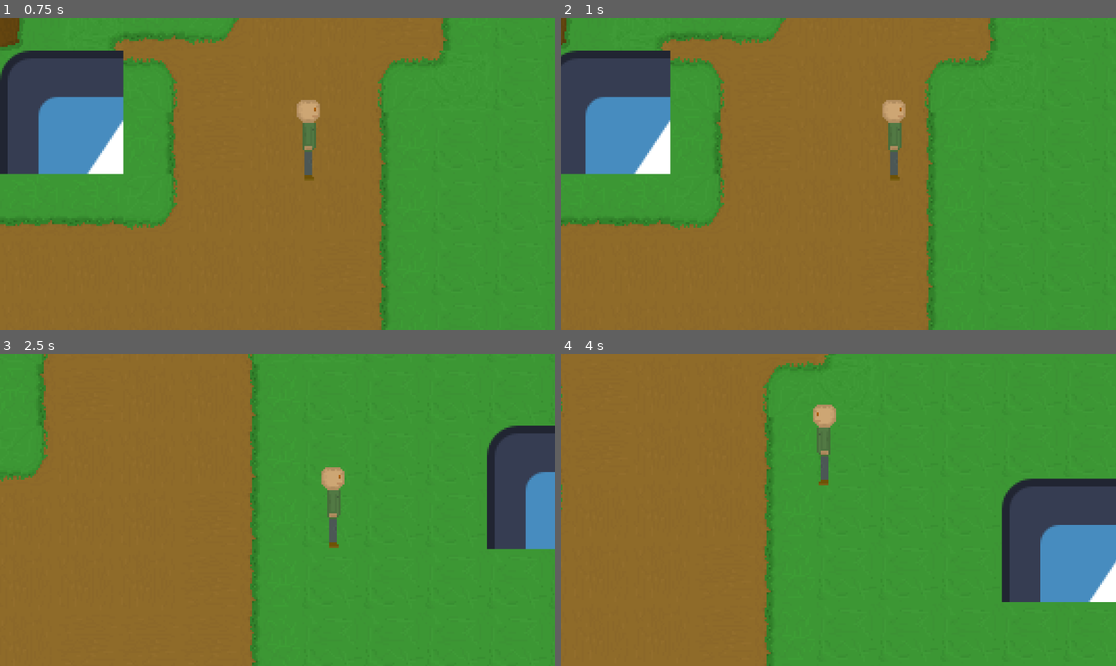
Above: before the commit, frames 1-4 (two rows, left to right).
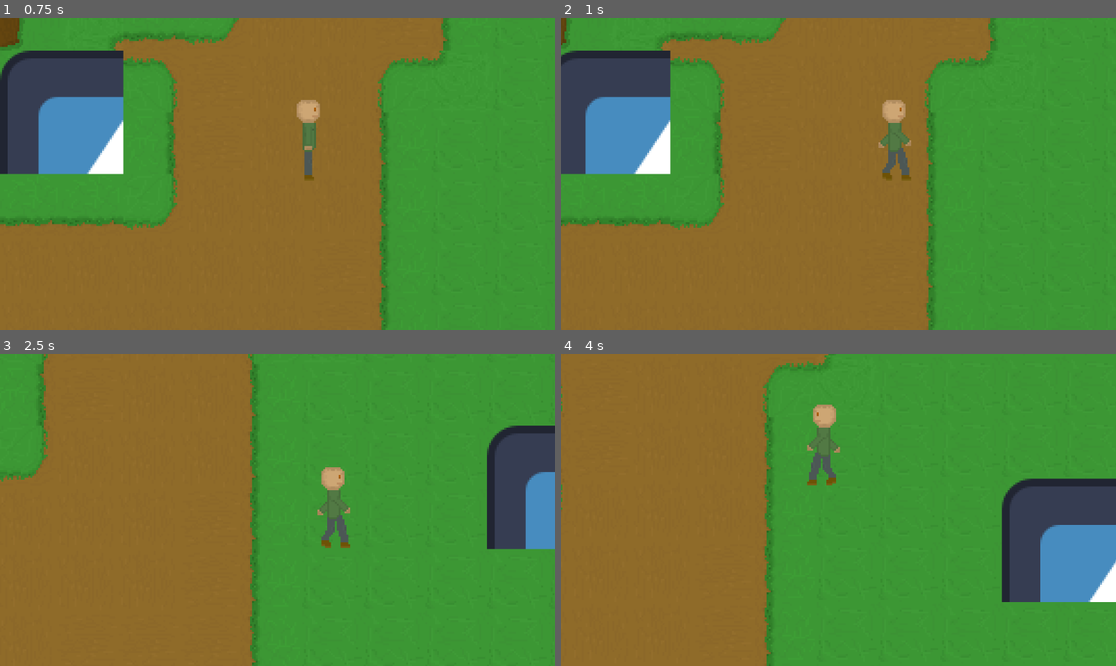
Above: after the commit, the same moments.

Repository: fosterhayes-jpg/Assessment
Game: Godot game, scene res://scenes/world.tscn
Two runs of this game, one before a commit and one after it. Both use one fixed random seed, a clock stepped at 60 frames per second and the inputs below. The engine's default icon, where the game draws it, is replaced by a stand-in: a white triangle on a blue panel in a dark square.
Inputs:
- Up to frame 1 (0.75 s): hold Right (ui_right) from 0.53 s (still down); tap Space (attack, bound only after the commit) at 0.6 s
- Up to frame 2 (1 s): keep holding Right (ui_right)
- Up to frame 3 (2.5 s): release Right (ui_right) at 1.28 s; hold Down (ui_down) 1.28-2.03 s; tap E (attack, bound only before the commit) at 1.35 s; hold Right (ui_right) from 2.03 s (still down); tap Space (attack, bound only after the commit) at 2.1 s
- Up to frame 4 (4 s): release Right (ui_right) at 2.78 s; hold Up (ui_up) 2.78-3.53 s; tap E (attack, bound only before the commit) at 2.85 s; hold Left (ui_left) from 3.53 s (still down); tap Space (attack, bound only after the commit) at 3.6 s

Frame 1 is identical in both runs. In frame 2, 0.4% of the frame differs, in the area x 57-64%, y 36-52%; in frame 3, 0.4%, in the area x 57-64%, y 46-63%; in frame 4, 0.4%.
Error before the commit: Parse Error: Variable "player_exit_cliffside_posx" has the same name as a previously declared variable. (res://Scripts/global.gd:10)

Commit message:
working transition between scenes

Diff:
--- a/assessment/Scripts/global.gd
+++ b/assessment/Scripts/global.gd
@@ -7,5 +7,13 @@
 
 var player_exit_cliffside_posx = 0
 var player_exit_cliffside_posy = 0
-var player_exit_cliffside_posx = 0
-var player_exit_cliffside_posy = 0
+var player_start_posx = 0
+var player_start_posy = 0
+
+func finish_changescenes():
+	if transition_scene == true:
+		transition_scene = false
+		if current_scene =="world":
+			current_scene = "cliff_side"
+		else:
+			current_scene = "world"
--- /dev/null
+++ b/assessment/Scripts/world.gd
@@ -0,0 +1,27 @@
+extends Node2D
+
+
+# Called when the node enters the scene tree for the first time.
+func _ready():
+	pass # Replace with function body.
+
+
+# Called every frame. 'delta' is the elapsed time since the previous frame.
+func _process(delta):
+	change_scene()
+
+
+func _on_cliffside_transition_point_body_entered(body):
+	if body.has_method("player"):
+		global.transition_scene = true
+
+
+func _on_cliffside_transition_point_body_exited(body):
+	if body.has_method("player"):
+		global.transition_scene = false
+
+func change_scene():
+	if global.transition_scene == true:
+		if global.current_scene == "world":
+			get_tree().change_scene_to_file("res://scenes/cliffside.tscn")
+			global.finish_changescenes()
--- a/assessment/project.godot
+++ b/assessment/project.godot
@@ -23,7 +23,7 @@
 
 attack={
 "deadzone": 0.2,
-"events": [Object(InputEventKey,"resource_local_to_scene":fa …(140 unchanged characters)… d":false,"keycode":0,"physical_keycode":69,"key_label":0,"unicode":101,"location":0,"echo":false,"script":null)
+"events": [Object(InputEventKey,"resource_local_to_scene":fa …(140 unchanged characters)… d":false,"keycode":0,"physical_keycode":32,"key_label":0,"unicode":32,"location":0,"echo":false,"script":null)
 ]
 }
 
--- /dev/null
+++ b/assessment/scenes/cliffside.tscn
@@ -0,0 +1,3 @@
+[gd_scene format=3 uid="uid://bvwbslhcyn42d"]
+
+[node name="cliffside" type="Node2D" unique_id=552792617]
--- a/assessment/scenes/world.tscn
+++ b/assessment/scenes/world.tscn
@@ -1,5 +1,6 @@
 [gd_scene format=4 uid="uid://btvuh1y11i2yy"]
 
+[ext_resource type="Script" uid="uid://su1k647ln8lc" path="res://Scripts/world.gd" id="1_i7141"]
 [ext_resource type="Texture2D" uid="uid://d136g7ufuj3oy" path="res://Assets/Grass blocks and paths (1).png" id="1_rwgxs"]
 [ext_resource type="Texture2D" uid="uid://dsmok05k5kvft" path="res://icon.svg" id="2_k0juu"]
 [ext_resource type="PackedScene" uid="uid://b7t4hgf3qxubq" path="res://scenes/player.tscn" id="2_rwgxs"]
@@ -240,7 +241,11 @@
 sources/0 = SubResource("TileSetAtlasSource_i7141")
 sources/1 = SubResource("TileSetAtlasSource_4mrxx")
 
+[sub_resource type="RectangleShape2D" id="RectangleShape2D_qfnet"]
+size = Vector2(137, 64)
+
 [node name="world" type="Node2D" unique_id=319010386]
+script = ExtResource("1_i7141")
 
 [node name="tree" type="TileMapLayer" parent="." unique_id=1013902505]
 z_index = 5
@@ -265,3 +270,12 @@
 
 [node name="CollisionPolygon2D" type="CollisionPolygon2D" parent="Collisions" unique_id=476558468]
 polygon = PackedVector2Array(8, 0, 560, 0, 576, -64, 712, -64, 720, 0, 1152, 0, 1152, 640, 0, 640, 0, 0, 0, -40, -24, 0, -104, 704, 1216, 704, 1216, -8, 928, -136, 288, -104, 8, -32)
+
+[node name="cliffside_transition_point" type="Area2D" parent="." unique_id=874282978]
+
+[node name="CollisionShape2D" type="CollisionShape2D" parent="cliffside_transition_point" unique_id=1338850315]
+position = Vector2(640, -32)
+shape = SubResource("RectangleShape2D_qfnet")
+
+[connection signal="body_entered" from="cliffside_transition_point" to="." method="_on_cliffside_transition_point_body_entered"]
+[connection signal="body_exited" from="cliffside_transition_point" to="." method="_on_cliffside_transition_point_body_exited"]
Not shown, added: assessment/Scripts/world.gd.uid
